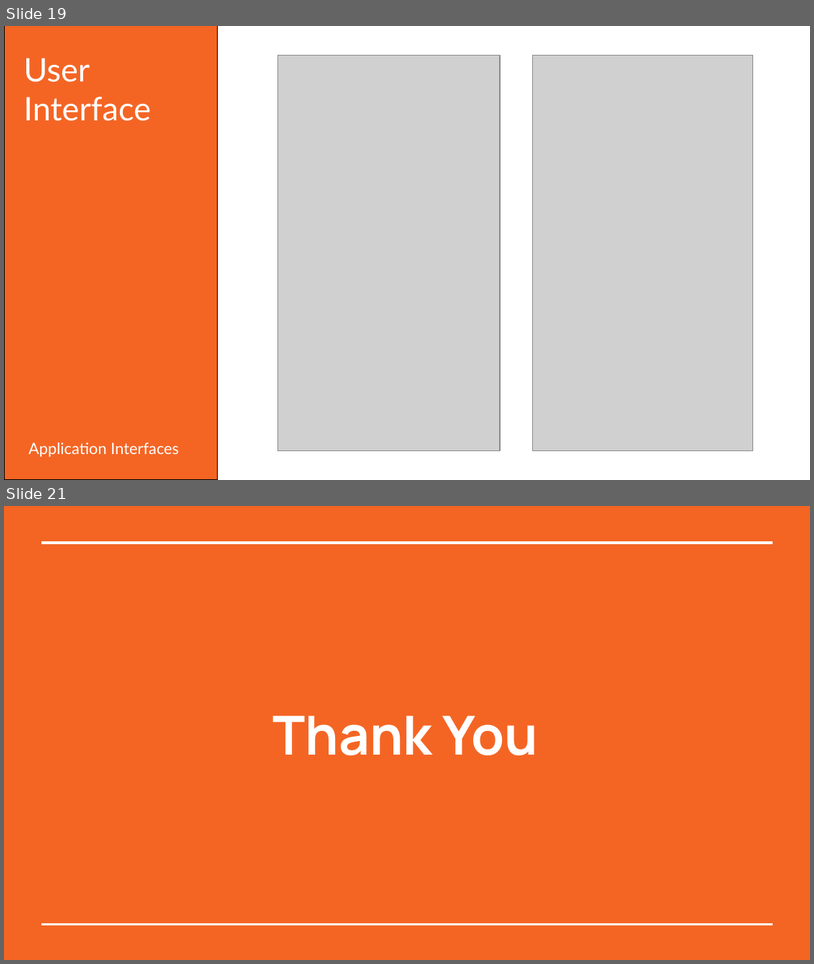
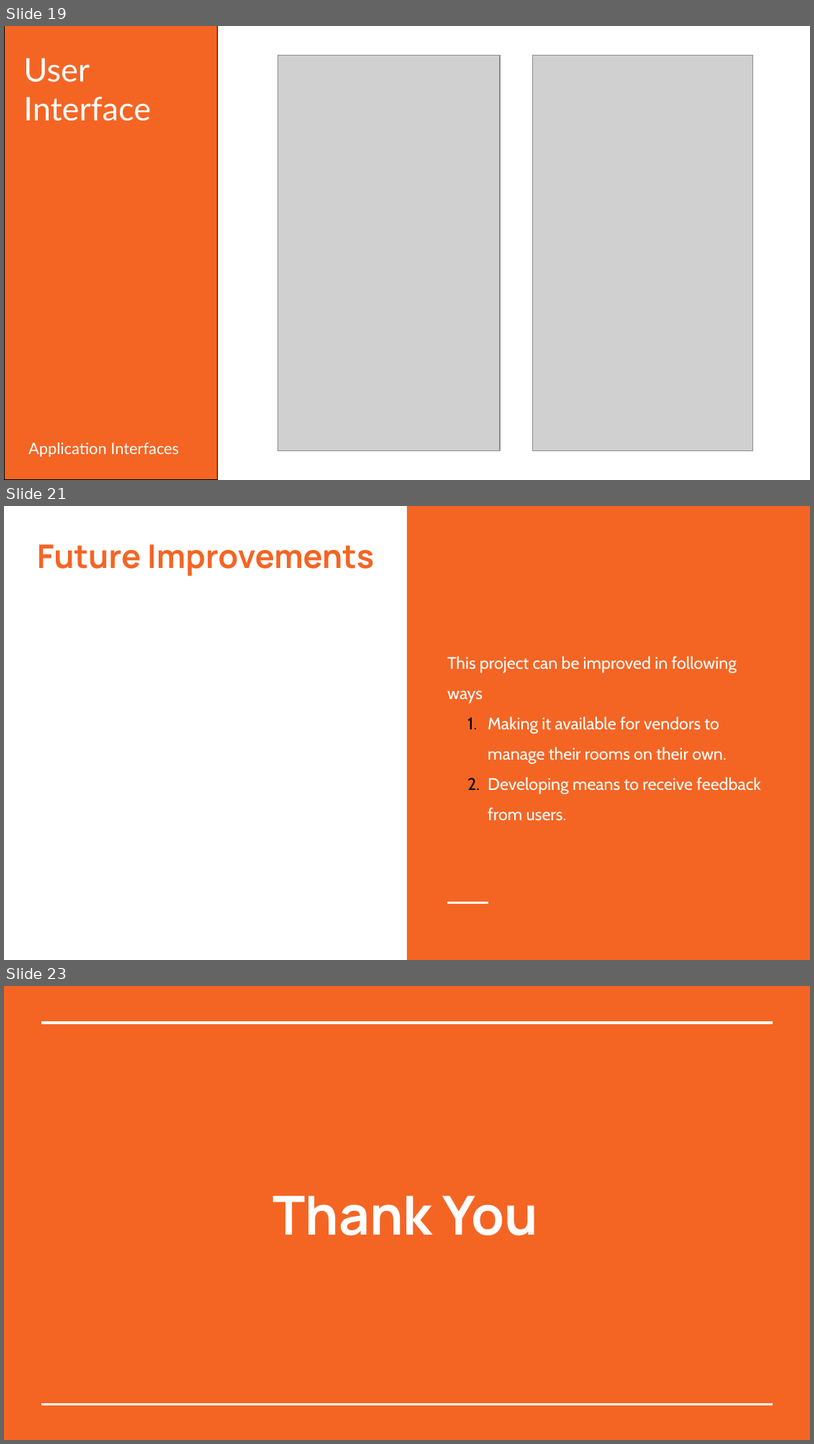
Before and after one commit to arjunQ21/files, a slide deck: RoomFinder_presentation_final.pptx. Shown one above the other, each under a label of ours: slides 19 and 21 before the commit, slides 19, 21 and 23 after it; the slides between them are not shown. The pictures are 814x964 and 814x1444 pixels, drawn with LibreOffice and Linux fonts; fonts in the diff are those of the drawing; grey boxes stand for pictures. Boxes give left, top, right and bottom in pixels: in the first picture for what was removed or moved away, otherwise in the second. Text is boxed around its words. In the diff, an @@ line names an element or a change of style, - is before the commit and + after.

```diff
--- a/RoomFinder_presentation_final.pptx
+++ b/RoomFinder_presentation_final.pptx
@@ slide 21 added at [4,506,810,960], background #FFFFFF @@
@@ rectangle added at [407,506,810,960], fill #F46524 @@
@@ title added at [37,544,374,576], 29 pt, text #F46524, bold @@
+Future Improvements
@@ text added at [448,656,761,821], 15 pt, text #FFFFFF @@
+This project can be improved in following ways
+1. Making it available for vendors to manage their rooms on their own.
+2. Developing means to receive feedback from users.
@@ line added from (448, 903) to (489, 903), #FFFFFF 1.5 pt @@
@@ what was slide 21 is now slide 23 @@
```
Also in this commit, not shown: 7 slides changed, 1 other slide added.
